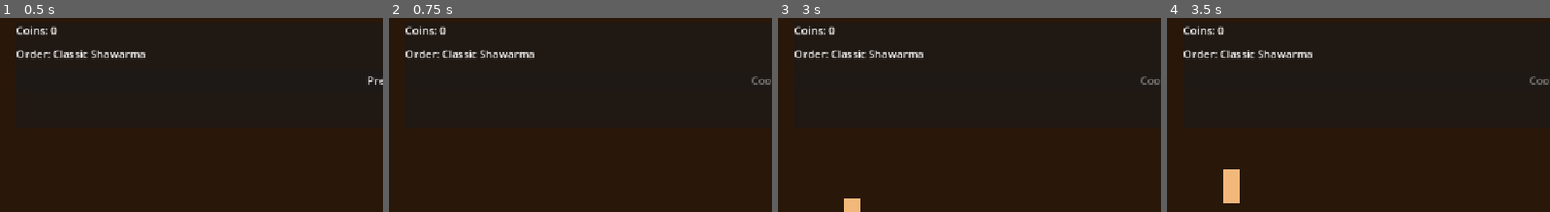
Above: before the commit, frames 1-4 (left to right).
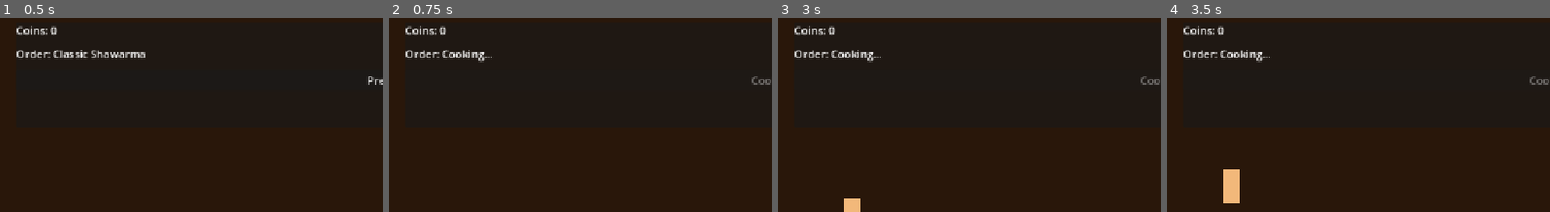
Above: after the commit, the same moments.

Repository: pyto159/ShawarmaEmpire
Game: Godot game, scene res://Scenes/Main.tscn
Same seed, same stepped clock (60 frames per second), same inputs: the game is played once before the commit and once after it.
Inputs:
- Up to frame 1 (0.5 s): no input
- Up to frame 2 (0.75 s): click "Prepare" at 0.5 s
- Up to frame 3 (3 s): no input
- Up to frame 4 (3.5 s): no input
The pictures show only the part of the screen within x 0-50%, y 0-50%; the shares and areas given below are measured in that part.

Frame 1 is identical in both runs. In frame 2, 0.6% of the frame differs, in the area x 15-38%, y 16-23%; in frame 3, 0.6%; in frame 4, 0.6%.

Commit message:
Fix prepare cooking loop

Diff:
--- a/shawarma-empire/Scenes/Main.gd
+++ b/shawarma-empire/Scenes/Main.gd
@@ -63,4 +63,10 @@
 		return
 
 	var leave_target_position: Vector2 = active_customer.global_position + CUSTOMER_EXIT_OFFSET
-	cooking_stand.deliver_completed_order(active_customer, leave_target_position)
+	if not cooking_stand.deliver_completed_order(active_customer, leave_target_position):
+		return
+
+	var earned_coins: int = max(order.total_price, 0)
+	if earned_coins > 0:
+		GameManager.add_coins(earned_coins)
+		game_hud.show_coin_feedback(earned_coins)
--- a/shawarma-empire/Scripts/Stand/ShawarmaStand.gd
+++ b/shawarma-empire/Scripts/Stand/ShawarmaStand.gd
@@ -130,7 +130,7 @@
 func _is_requester_ready(reservation: QueueReservation) -> bool:
 	if reservation.requester is Customer:
 		var customer: Customer = reservation.requester as Customer
-		return customer.current_state == Customer.CustomerState.WAITING
+		return customer.current_state == Customer.CustomerState.WAITING and not customer.has_active_order()
 
 	return true
 
--- a/shawarma-empire/Scripts/UI/GameHUD.gd
+++ b/shawarma-empire/Scripts/UI/GameHUD.gd
@@ -4,6 +4,7 @@
 signal order_ready(order: Order)
 
 const NO_ORDER_TEXT: String = "Order: Waiting"
+const COOKING_ORDER_TEXT: String = "Order: Cooking..."
 const ORDER_PREFIX: String = "Order: "
 const PREPARE_IDLE_TEXT: String = "Prepare"
 const PREPARE_COOKING_TEXT: String = "Cooking..."
@@ -117,6 +118,9 @@
 	coin_feedback_timer.start(FEEDBACK_VISIBLE_SECONDS)
 
 func _get_order_text() -> String:
+	if _cooking_stand != null and _cooking_stand.is_cooking():
+		return COOKING_ORDER_TEXT
+
 	if _active_order == null:
 		return NO_ORDER_TEXT
 
